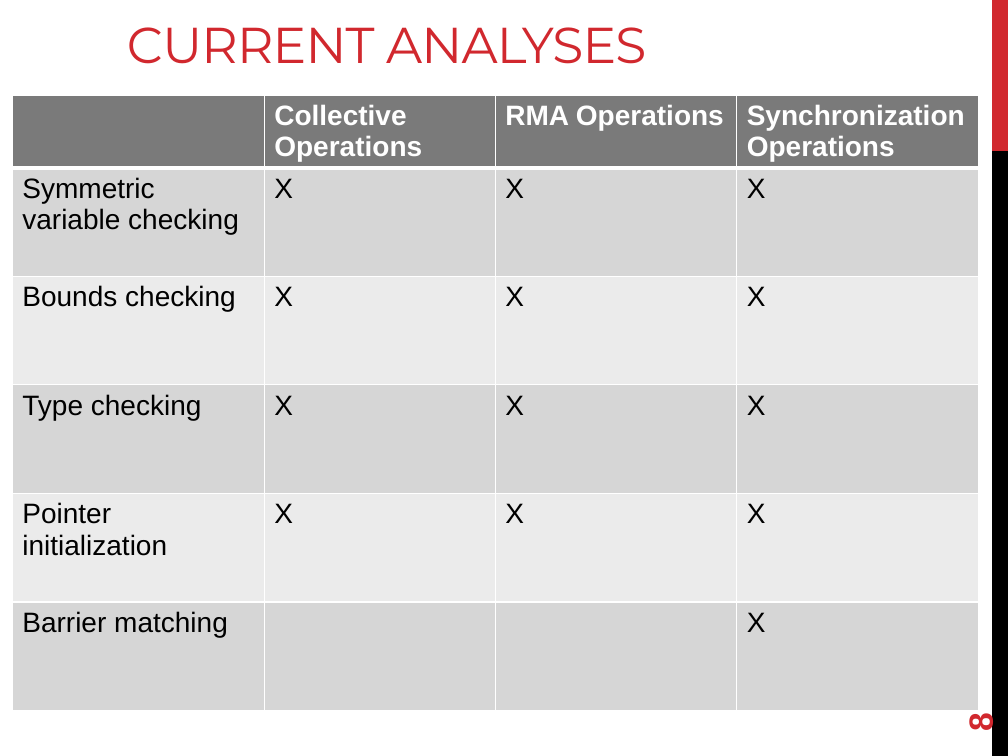
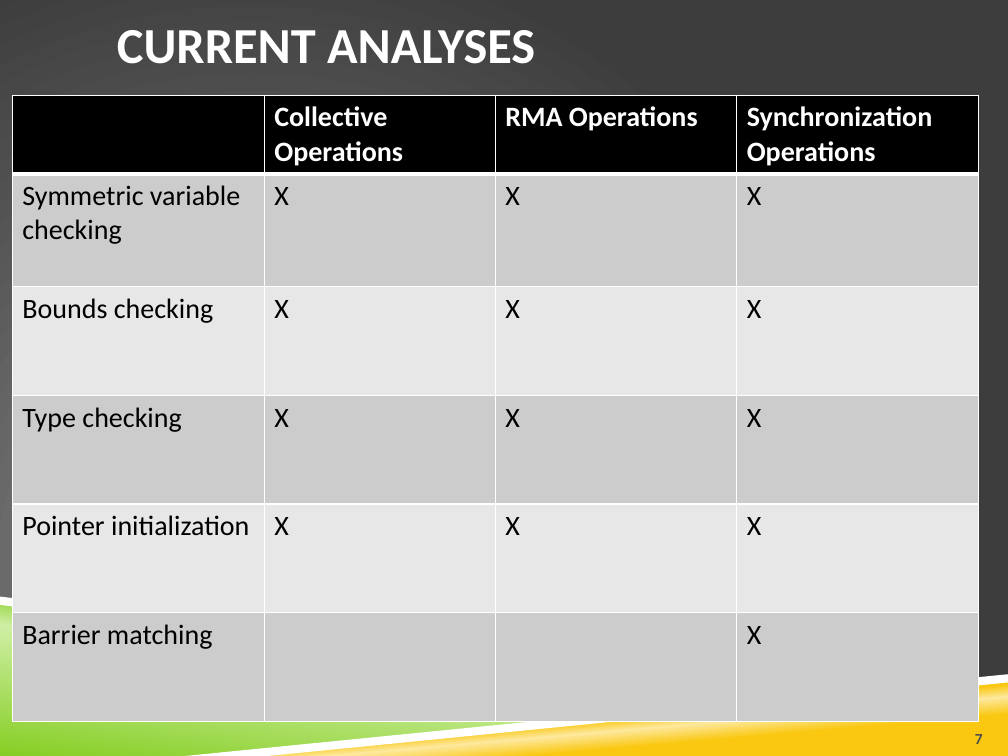
Before and after one commit to openshmem-org/sc14-tutorial, a slide deck: slide 7 of SHMEM-Analyzer.pptx (slide 8 before the commit). Drawn at 1008x756 pixels with LibreOffice and Linux fonts; fonts in the diff are those of the drawing; background and template pictures are left out. Boxes give left, top, right and bottom in pixels: in the first picture for what was removed or moved away, otherwise in the second. Text is boxed around its words. In the diff, an @@ line names an element or a change of style, - is before the commit and + after.

```diff
--- a/SHMEM-Analyzer.pptx
+++ b/SHMEM-Analyzer.pptx
@@ background #FFFFFF to picture (left out) @@
@@ title "CURRENT ANALYSES" moved from (x1=127, y1=27, x2=646, y2=64) to (x1=117, y1=30, x2=535, y2=64) @@
@@ title "CURRENT ANALYSES" at (x1=117, y1=30, x2=535, y2=64): font Montserrat to Calibri, text colour #D1282E to #FFFFFF, letter spacing -0.6 to 0 pt, bold on; vertical alignment bottom to middle @@
@@ rectangle removed at (x1=992, y1=0, x2=1008, y2=151) @@
@@ table at (x1=12, y1=95, x2=979, y2=718) @@
@@ fill #7A7A7A to #000000 in row 1 @@
@@ fill #D7D7D7 to #CCCCCC in 12 cells @@
@@ fill #ECECEC to #E7E7E7 in 8 cells @@
@@ font Arial to Calibri @@
@@ rectangle removed at (x1=992, y1=151, x2=1008, y2=756) @@
@@ freeform shape added at (x1=0, y1=597, x2=839, y2=699), fill #FFFFFF @@
@@ freeform shape added at (x1=0, y1=602, x2=798, y2=756), fill gradient #86CE24 to #CFEFA4 @@
@@ freeform shape added at (x1=185, y1=674, x2=1008, y2=756), fill #FFFFFF @@
@@ freeform shape added at (x1=200, y1=677, x2=1008, y2=756), fill gradient #FAC810 to #FDE99F @@
@@ page number removed at (x1=962, y1=714, x2=1000, y2=732) @@
-8
@@ page number added at (x1=975, y1=734, x2=983, y2=744), 11 pt, text #4D4D4D, bold @@
+7
```
Also in this commit, not shown: 11 other slides changed, 1 other file.
